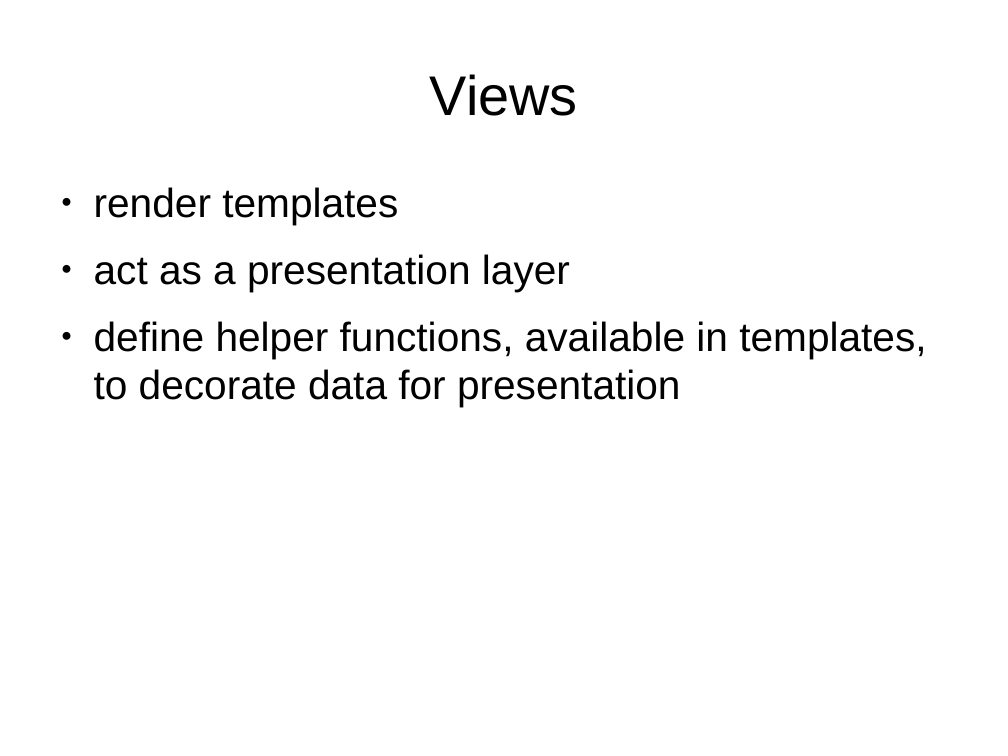
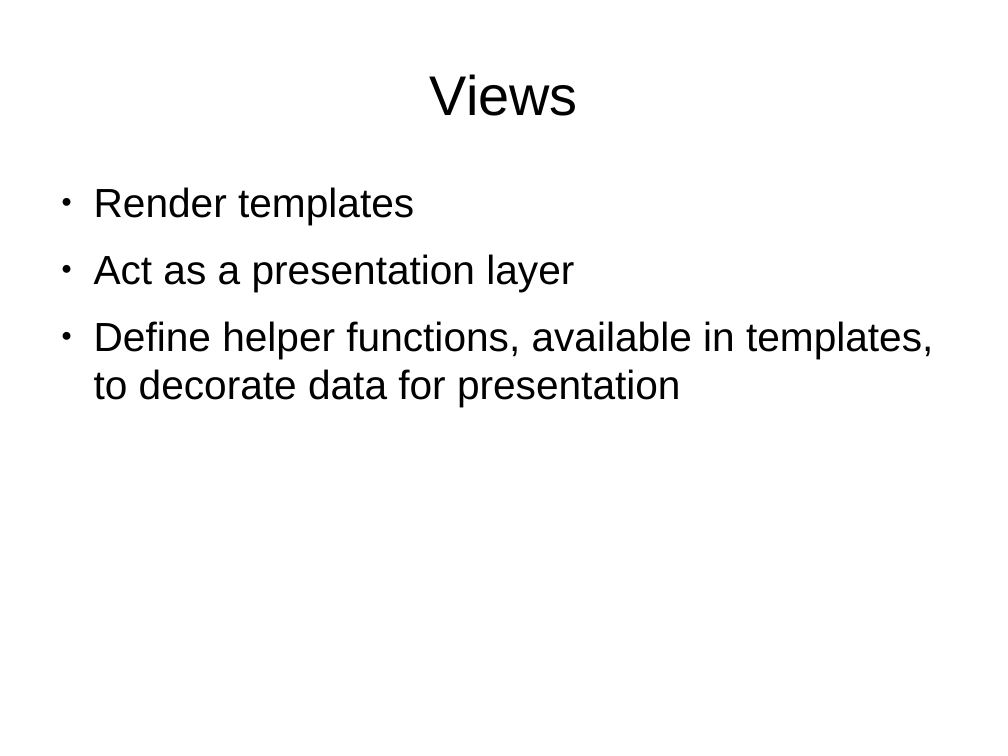
Before and after one commit to ramortegui/talks, a slide deck: slide 13 of odps/working_with_phoenix.odp. Drawn at 1008x756 pixels with LibreOffice and Linux fonts; fonts in the diff are those of the drawing. Boxes give left, top, right and bottom in pixels: in the first picture for what was removed or moved away, otherwise in the second. Text is boxed around its words. In the diff, an @@ line names an element or a change of style, - is before the commit and + after.

```diff
--- a/odps/working_with_phoenix.odp
+++ b/odps/working_with_phoenix.odp
@@ text at box(94, 187, 933, 407): text changed @@
-● render templates
-● act as a presentation layer
-● define helper functions, available in templates, to decorate data for presentation
+● Render templates
+● Act as a presentation layer
+● Define helper functions, available in templates, to decorate data for presentation
```
Also in this commit, not shown: 18 other slides changed, 1 slide added, 1 slide removed.
